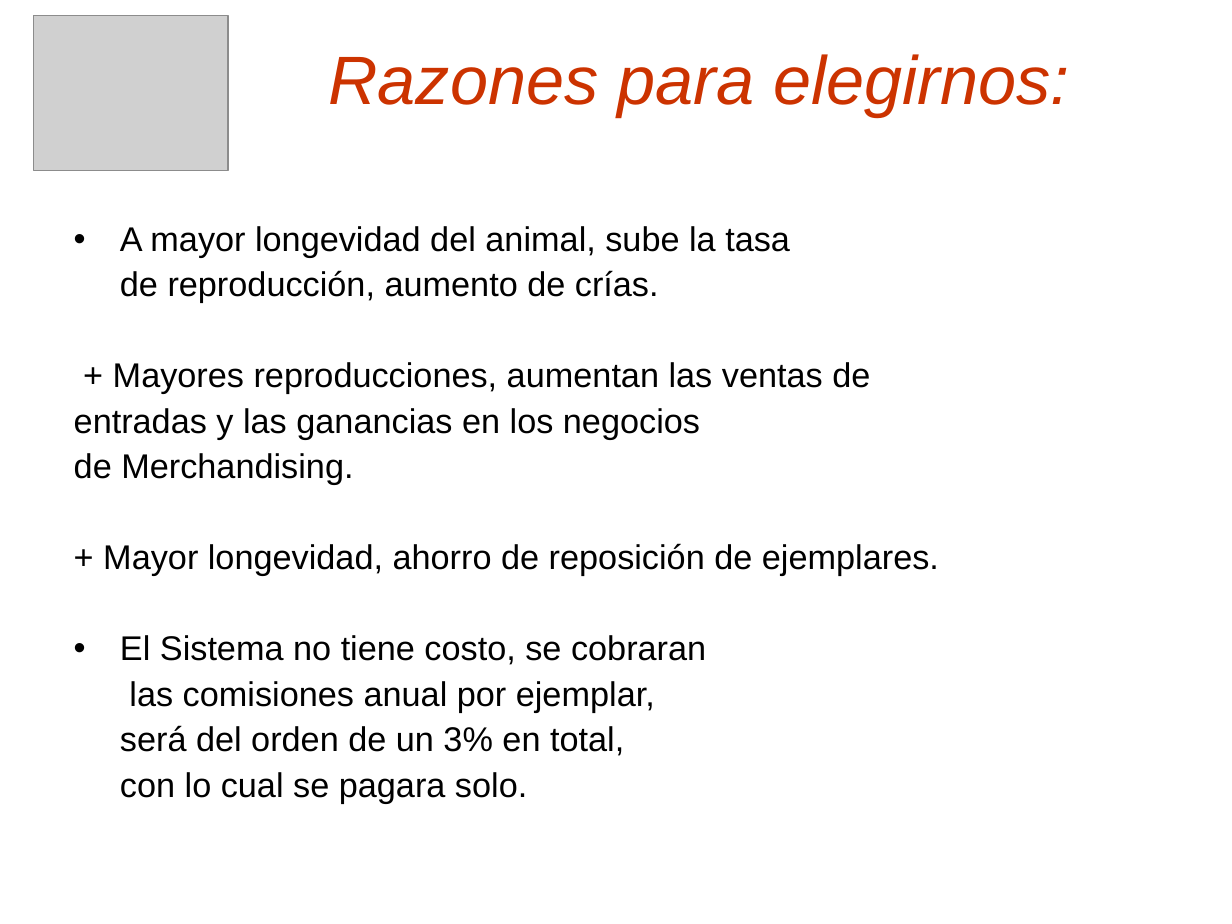
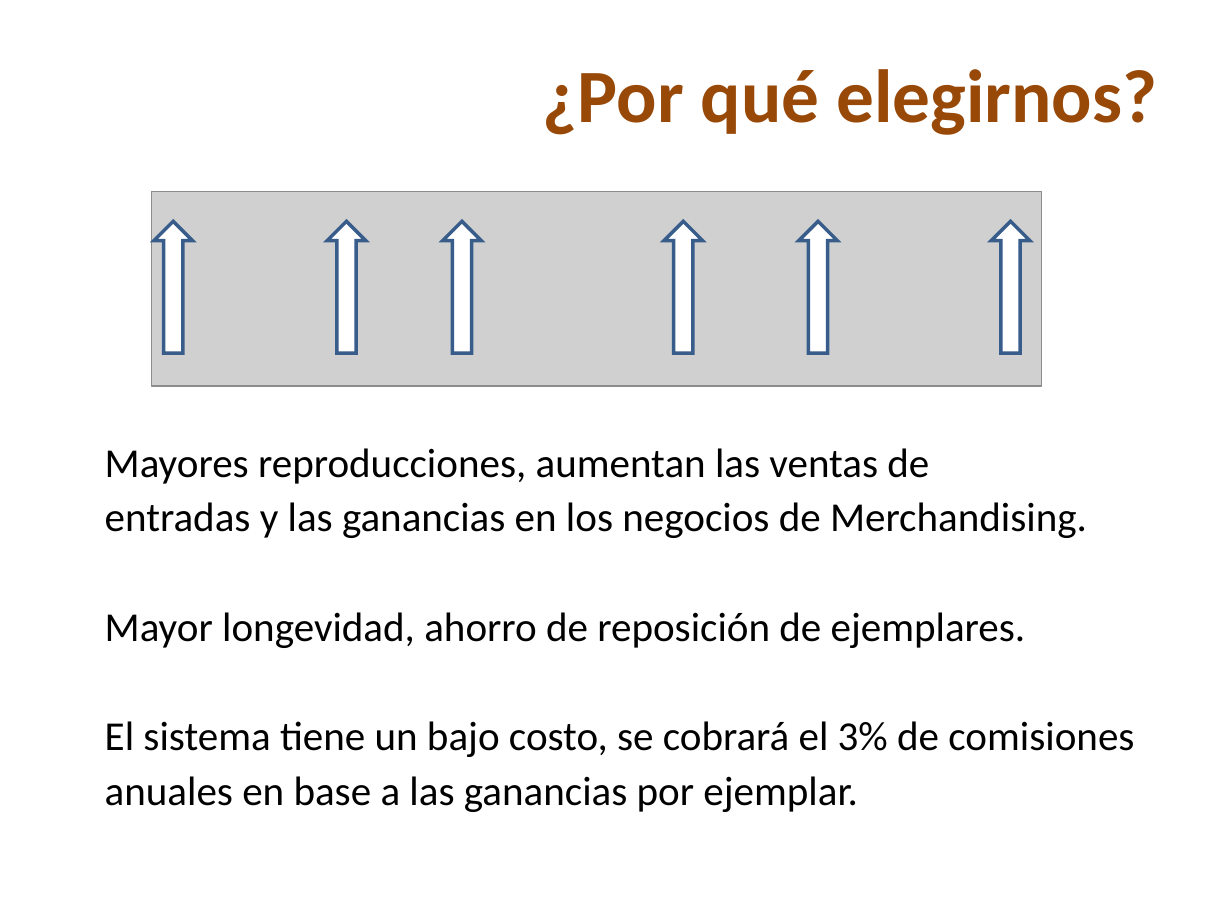
Before and after one commit to nicohen/taller-desarrollo-proyectos-i, a slide deck: slide 22 of Presentaciones/Demo Gerencial.ppt (slide 16 before the commit). Drawn at 1232x924 pixels with LibreOffice and Linux fonts; fonts in the diff are those of the drawing; grey boxes stand for pictures; background and template pictures are left out. Boxes give left, top, right and bottom in pixels: in the first picture for what was removed or moved away, otherwise in the second. Text is boxed around its words. In the diff, an @@ line names an element or a change of style, - is before the commit and + after.

```diff
--- a/Presentaciones/Demo Gerencial.ppt
+++ b/Presentaciones/Demo Gerencial.ppt
@@ title at box(543, 69, 1157, 135): text changed; size 40 to 44 pt; font Arial to Calibri; text colour #CC3300 to #984807; bold on; italic off @@
-Razones para elegirnos:
+¿Por qué elegirnos?
@@ picture: place and size @@
-picture at box(33, 16, 228, 171)
+picture at box(152, 191, 1041, 386)
@@ up arrow added at box(154, 222, 192, 354), fill #FFFFFF, outline #385D8A 2.01 pt @@
@@ up arrow added at box(328, 222, 366, 354), fill #FFFFFF, outline #385D8A 2.01 pt @@
@@ up arrow added at box(442, 222, 480, 354), fill #FFFFFF, outline #385D8A 2.01 pt @@
@@ up arrow added at box(664, 222, 702, 354), fill #FFFFFF, outline #385D8A 2.01 pt @@
@@ up arrow added at box(798, 222, 837, 354), fill #FFFFFF, outline #385D8A 2.01 pt @@
@@ up arrow added at box(992, 222, 1030, 354), fill #FFFFFF, outline #385D8A 2.01 pt @@
@@ text at box(105, 448, 1134, 812): text changed; size 20 to 24 pt; font Arial to Calibri @@
-• A mayor longevidad del animal, sube la tasa
-de reproducción, aumento de crías.
-+ Mayores reproducciones, aumentan las ventas de
-entradas y las ganancias en los negocios
-de Merchandising.
-+ Mayor longevidad, ahorro de reposición de ejemplares.
-• El Sistema no tiene costo, se cobraran
-las comisiones anual por ejemplar,
-será del orden de un 3% en total,
-con lo cual se pagara solo.
+Mayores reproducciones, aumentan las ventas de
+entradas y las ganancias en los negocios de Merchandising.
+Mayor longevidad, ahorro de reposición de ejemplares.
+El sistema tiene un bajo costo, se cobrará el 3% de comisiones
+anuales en base a las ganancias por ejemplar.
```
Also in this commit, not shown: 13 other slides changed, 10 slides added, 4 slides removed.
